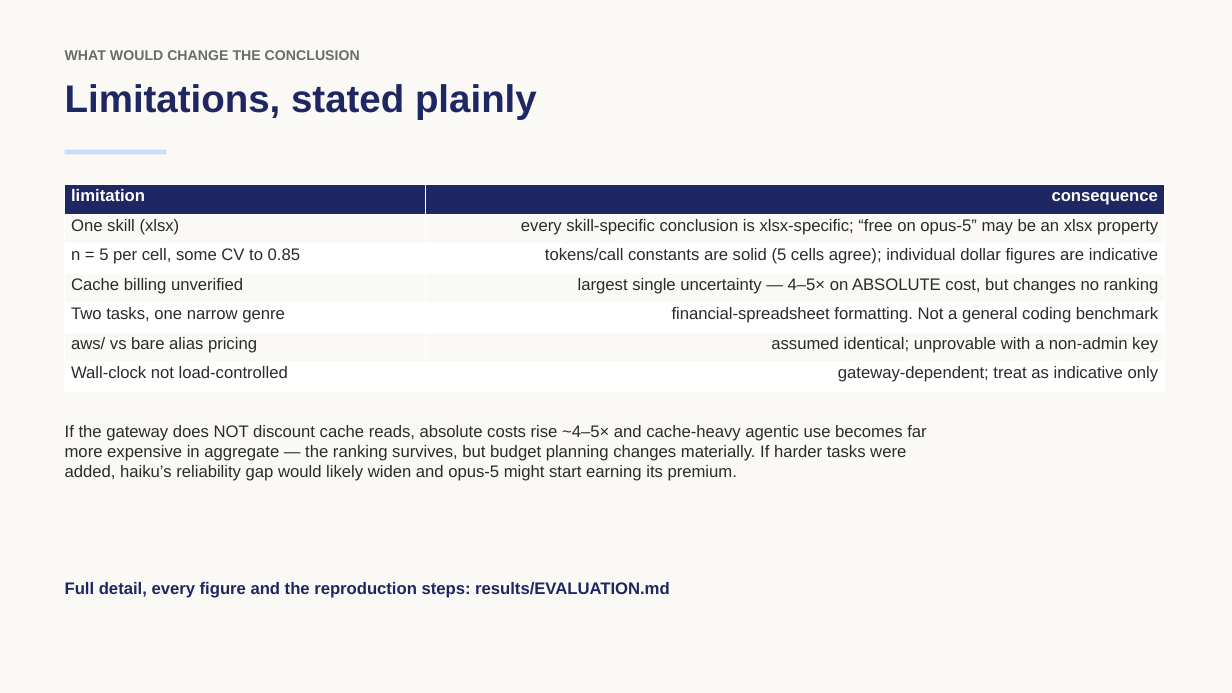
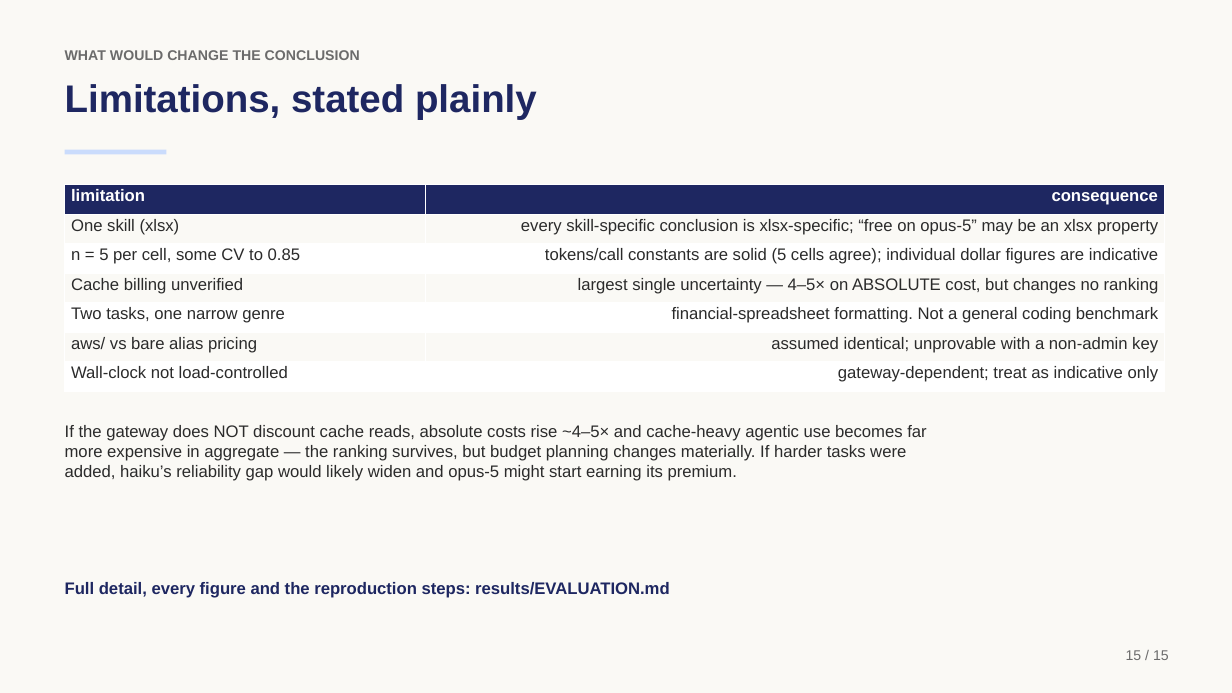
Before and after one commit to rossoctl/autobench-claudecode, a slide deck: slide 15 of results/autobench-claudecode-summary.pptx (slide 14 before the commit). Drawn at 1232x693 pixels with LibreOffice and Linux fonts; fonts in the diff are those of the drawing. Boxes give left, top, right and bottom in pixels: in the first picture for what was removed or moved away, otherwise in the second. Text is boxed around its words. In the diff, an @@ line names an element or a change of style, - is before the commit and + after.

```diff
--- a/results/autobench-claudecode-summary.pptx
+++ b/results/autobench-claudecode-summary.pptx
@@ text added at (x1=1126, y1=650, x2=1169, y2=660), 11 pt, text #6B6B6B @@
+15 / 15
```
Also in this commit, not shown: 13 other slides changed, 1 slide added, 2 other files.
